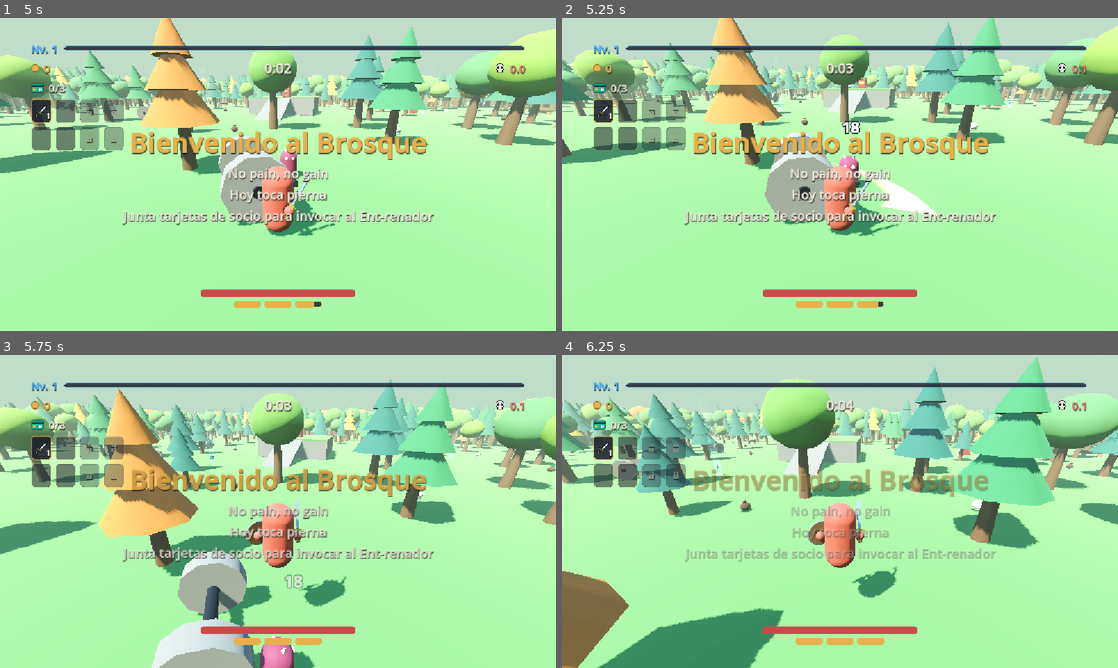
Above: before the commit, frames 1-4 (two rows, left to right).
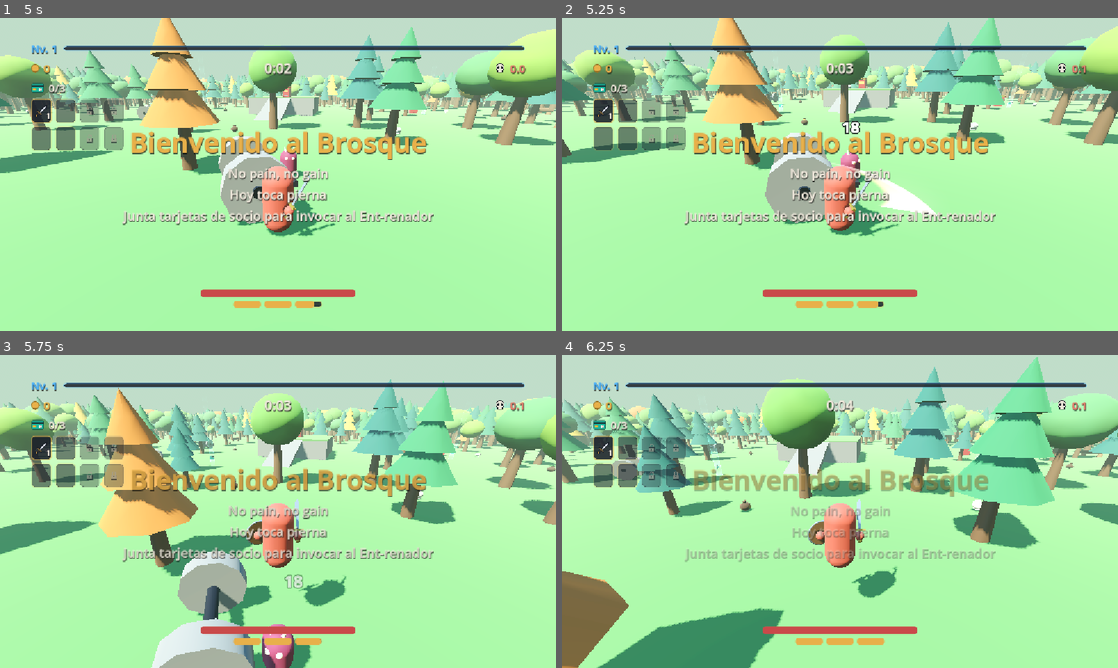
Above: after the commit, the same moments.

Repository: UriBokchoi/BroGuild
Game: Godot game, scene res://systems/run/game.tscn
Two runs of this game, one before a commit and one after it. Both use one fixed random seed, a clock stepped at 60 frames per second and the inputs below.
Inputs (mouse positions are in pixels of both pictures, inside the frame that each line leads up to):
- Up to frame 1 (5 s): click "Jugar" at 0.5 s; click "Guerrero" at 1.25 s; click "El Brosque" at 2 s; tap Enter at 2.75 s; move the mouse to (305, 174) at 2.77 s; hold W (move_forward) from 2.78 s (still down); tap Shift (dash) at 2.85 s; click (305, 174) at 2.92 s; tap Space (jump) at 3.02, 3.77 s; move the mouse to (250, 174) at 3.52 s; tap E (interact) at 3.6 s; move the mouse to (289, 168) at 4.27 s; tap Tab (show_stats) at 4.35 s
- Up to frame 2 (5.25 s): keep holding W (move_forward); move the mouse to (834, 180) at 5.02 s; tap Ctrl (slide) at 5.1 s; click (834, 180) at 5.17 s
- Up to frame 3 (5.75 s): keep holding W (move_forward); tap Space (jump) at 5.27 s
- Up to frame 4 (6.25 s): keep holding W (move_forward); move the mouse to (878, 514) at 5.77 s; tap Alt at 5.85 s; tap Space (jump) at 6.02 s

Frame 1 is identical in both runs. In frame 2, 0.2% of the frame differs, in the area x 49-56%, y 42-55%; in frame 3, 0.6%, in the area x 46-57%, y 86-100%; in frame 4, nothing differs.

Commit message:
feat(combat): los golpes empujan
Cada golpe lleva su empuje: el del arma (nueva stat WeaponStats.knockback) por
el retroceso % del personaje, o el fijo de cada enemigo (EnemyStats.knockback).
Los enemigos lo suman a su velocidad según su masa (élites y jefe, menos) y el
jugador lo recibe en KnockbackReceiver, aparte de su movimiento. El
Ent-renador empuja fuerte al embestir y con la onda: ya no atraviesa al
jugador.

Co-Authored-By: Claude Opus 5.5 <noreply@anthropic.com>

Diff:
--- a/core/components/hitbox_component.gd
+++ b/core/components/hitbox_component.gd
@@ -13,6 +13,8 @@
 @export_range(0.0, 1000.0, 0.5, "or_greater") var base_damage: float = 0.0
 ## Segundos entre golpes al mismo objetivo mientras lo toca; 0 = una sola vez por objetivo.
 @export_range(0.0, 10.0, 0.05, "or_greater", "suffix:s") var rehit_interval: float = 0.0
+## Empuje de cada golpe, desde esta zona hacia quien recibe (lo multiplica el empuje % del atacante).
+@export_range(0.0, 50.0, 0.5, "or_greater", "suffix:m/s") var knockback: float = 0.0
 ## Stats de quien golpea, para su daño % y su crítico. Vacío: el daño va tal cual.
 @export var attacker_stats: StatsComponent
 
@@ -78,5 +80,6 @@
 	var offense: OffenseData = null
 	if attacker_stats:
 		offense = attacker_stats.get_resolved(OffenseData) as OffenseData
-	var amount := hurtbox.receive(DamageCalc.attack(base_damage, offense, rng, self))
+	var push := DamageCalc.push(global_position, hurtbox.get_center(), knockback)
+	var amount := hurtbox.receive(DamageCalc.attack(base_damage, offense, rng, self, push))
 	hit.emit(hurtbox, amount)
--- a/data/enemies/ent_trainer.tres
+++ b/data/enemies/ent_trainer.tres
@@ -15,6 +15,7 @@
 acceleration = 25.0
 contact_damage = 16.0
 contact_interval = 0.9
+knockback = 10.0
 separation_radius = 2.0
 
 [resource]
--- a/data/enemies/sapling.tres
+++ b/data/enemies/sapling.tres
@@ -15,6 +15,7 @@
 acceleration = 35.0
 contact_damage = 6.0
 contact_interval = 0.8
+knockback = 3.0
 separation_radius = 1.0
 separation_weight = 0.3
 climb_speed = 3.5
--- a/data/enemies/shooter.tres
+++ b/data/enemies/shooter.tres
@@ -17,6 +17,7 @@
 acceleration = 20.0
 contact_damage = 4.0
 contact_interval = 0.8
+knockback = 3.0
 separation_radius = 1.4
 separation_weight = 0.6
 approach_spread = 40.0
--- a/data/enemies/swarmer.tres
+++ b/data/enemies/swarmer.tres
@@ -15,6 +15,7 @@
 acceleration = 30.0
 contact_damage = 8.0
 contact_interval = 0.8
+knockback = 4.0
 separation_radius = 1.1
 separation_weight = 0.3
 climb_speed = 3.5
--- a/data/enemies/weapons/shooter_gun.tres
+++ b/data/enemies/weapons/shooter_gun.tres
@@ -13,6 +13,7 @@
 area = 100.0
 duration = 4.7
 reach = 18.0
+knockback = 2.0
 projectile_speed = 9.4
 
 [resource]
--- a/data/weapons/dagger.tres
+++ b/data/weapons/dagger.tres
@@ -15,6 +15,7 @@
 area = 100.0
 duration = 1.2
 reach = 16.0
+knockback = 3.0
 projectile_speed = 30.0
 bounce_range = 6.0
 bounces = 2
--- a/data/weapons/staff.tres
+++ b/data/weapons/staff.tres
@@ -15,6 +15,7 @@
 area = 100.0
 duration = 2.5
 reach = 14.0
+knockback = 6.0
 projectile_speed = 15.0
 explosion_radius = 2.2
 
--- a/data/weapons/sword.tres
+++ b/data/weapons/sword.tres
@@ -15,6 +15,7 @@
 area = 100.0
 duration = 0.3
 reach = 2.8
+knockback = 7.0
 
 [sub_resource type="Resource" id="Upgrade_damage"]
 script = ExtResource("90_upgrade")
--- a/entities/enemies/boss/attacks/charge_attack.gd
+++ b/entities/enemies/boss/attacks/charge_attack.gd
@@ -2,7 +2,8 @@
 extends BossAttack
 ## Embestidas (las «Series» del Ent-renador): se para y apunta al objetivo mientras una franja en el
 ## suelo marca por dónde va a ir; luego sale disparado en línea recta [member distance] metros. Lo
-## repite [member reps] veces. Mientras embiste, su contacto daña × [member damage_factor].
+## repite [member reps] veces. Mientras embiste, su contacto daña × [member damage_factor] y empuja
+## × [member knockback_factor].
 
 enum Phase { AIM, CHARGE }
 
@@ -18,6 +19,8 @@
 @export_range(1.0, 100.0, 0.5, "suffix:m") var distance: float = 16.0
 ## Daño al tocar durante la embestida: el normal por esto.
 @export_range(0.0, 20.0, 0.05) var damage_factor: float = 1.5
+## Empuje al tocar durante la embestida: el normal por esto (aparta al jugador de su camino).
+@export_range(0.0, 20.0, 0.05) var knockback_factor: float = 1.0
 ## Franja que marca por dónde va a ir: mide 1 de largo hacia −Z desde su origen y se estira al largo
 ## de la embestida.
 @export var lane: Node3D
@@ -85,9 +88,11 @@
 	_left = distance / speed
 	lane.visible = false
 	boss.contact_hitbox.base_damage = boss.get_contact_damage() * damage_factor
+	boss.contact_hitbox.knockback = boss.get_contact_knockback() * knockback_factor
 	# Cada embestida puede volver a dar aunque acabe de dar la anterior.
 	boss.contact_hitbox.reset_hits()
 
 
 func _restore_contact() -> void:
 	boss.contact_hitbox.base_damage = boss.get_contact_damage()
+	boss.contact_hitbox.knockback = boss.get_contact_knockback()
--- a/entities/enemies/boss/boss.gd
+++ b/entities/enemies/boss/boss.gd
@@ -75,6 +75,11 @@
 ## ataques.
 func get_contact_damage() -> float:
 	return _stats.contact_damage
+
+
+## Empuje al tocar: la base del de sus ataques.
+func get_contact_knockback() -> float:
+	return _stats.knockback
 
 
 ## Cambia su velocidad horizontal (la vertical es de la física).
--- a/entities/enemies/boss/shockwave/shockwave.gd
+++ b/entities/enemies/boss/shockwave/shockwave.gd
@@ -4,7 +4,8 @@
 ## [member radius] en [member duration] segundos. Daña una vez a cada [HurtboxComponent] de
 ## [member hit_mask] que alcanza su borde ([member band] de ancho), salvo si su centro está más alto
 ## que [member reach_height] sobre el suelo de la onda: se esquiva saltándola o alejándose antes de
-## que llegue (lo que ya pasó no daña). Se ve como un aro que se abre y se apaga ([member ring]).
+## que llegue (lo que ya pasó no daña). Empuja hacia fuera ([member knockback]). Se ve como un aro
+## que se abre y se apaga ([member ring]).
 
 ## Hurtbox que mira como mucho en cada tick.
 const MAX_RESULTS: int = 8
@@ -17,6 +18,8 @@
 @export_range(0.1, 5.0, 0.05, "suffix:m") var band: float = 1.5
 ## Altura del centro de una hurtbox sobre el suelo de la onda hasta la que daña.
 @export_range(0.1, 5.0, 0.05, "suffix:m") var reach_height: float = 1.3
+## Empuje hacia fuera de lo que alcanza.
+@export_range(0.0, 50.0, 0.5, "or_greater", "suffix:m/s") var knockback: float = 0.0
 ## A quién daña (capas de hurtbox).
 @export_flags_3d_physics var hit_mask: int = 0
 ## Aro que se ve: un plano de 2 × 2 con [code]ground_ring.gdshader[/code] (se escala al radio).
@@ -90,4 +93,5 @@
 		if absf(distance - edge) > band * 0.5 or at.y - global_position.y > reach_height:
 			continue
 		_hit[hurtbox.get_instance_id()] = true
-		hurtbox.receive(DamageCalc.attack(_damage, null, rng, self))
+		var push := DamageCalc.push(global_position, at, knockback)
+		hurtbox.receive(DamageCalc.attack(_damage, null, rng, self, push))
--- a/entities/enemies/enemy.gd
+++ b/entities/enemies/enemy.gd
@@ -99,6 +99,7 @@
 	if rng == null:
 		rng = Rng.stream(Rng.Stream.ENEMIES)
 	health.died.connect(_on_died)
+	hurtbox.hurt.connect(_on_hurt)
 	deactivate()
 
 
@@ -291,6 +292,7 @@
 	health.reset()
 	contact_hitbox.base_damage = _stats.contact_damage
 	contact_hitbox.rehit_interval = _stats.contact_interval
+	contact_hitbox.knockback = _stats.knockback
 
 
 ## Cambia su tamaño a [param factor] veces el normal: formas de colisión, marcadores, modelo y masa.
@@ -308,6 +310,13 @@
 	if weapons:
 		for weapon: Weapon in weapons.get_weapons():
 			weapon.disarm()
+
+
+## Un golpe lo empuja como un impulso: los más pesados (élites, jefes) se mueven menos. Se suma a su
+## velocidad (no con un impulso de la física, que el rumbo del enjambre pisaría antes de aplicarse).
+func _on_hurt(info: DamageInfo, _amount: float) -> void:
+	if not health.is_dead() and info.knockback != Vector3.ZERO:
+		linear_velocity += info.knockback / mass
 
 
 func _on_died() -> void:
--- a/entities/enemies/enemy_stats.gd
+++ b/entities/enemies/enemy_stats.gd
@@ -13,6 +13,8 @@
 @export_range(0.0, 1000.0, 0.5, "or_greater") var contact_damage: float = 0.0
 ## Segundos entre golpes mientras sigue tocando.
 @export_range(0.05, 10.0, 0.05, "or_greater", "suffix:s") var contact_interval: float = 0.0
+## Empuje de cada golpe al tocar (fijo: no lo cambian las mejoras del jugador).
+@export_range(0.0, 50.0, 0.5, "or_greater", "suffix:m/s") var knockback: float = 0.0
 
 @export_group("steering")
 ## Distancia a la que empieza a apartarse de otros enemigos.
--- a/entities/enemies/ent_trainer/ent_trainer.tscn
+++ b/entities/enemies/ent_trainer/ent_trainer.tscn
@@ -367,6 +367,7 @@
 shout_keys = Array[StringName]([&"ENT_TRAINER_SHOUT_BURPEE", &"ENT_TRAINER_SHOUT_ONE_MORE"])
 
 [node name="Shockwave" parent="Burpee" instance=ExtResource("14_shockwave")]
+knockback = 9.0
 radius = 13.0
 duration = 0.9
 band = 1.6
@@ -381,6 +382,7 @@
 
 [node name="Series" type="Node" parent="." node_paths=PackedStringArray("lane")]
 script = ExtResource("12_charge")
+knockback_factor = 2.0
 reps = 3
 windup = 0.9
 rep_windup = 0.5
--- /dev/null
+++ b/entities/player/knockback_receiver.gd
@@ -0,0 +1,44 @@
+class_name KnockbackReceiver
+extends Node
+## Empuje de los golpes que recibe el jugador (el contacto de un enemigo, la embestida o la onda del
+## jefe): suma el [member DamageInfo.knockback] de cada golpe que le hace daño (o que le llega en sus
+## segundos de invulnerabilidad; esquivado, no) y lo va soltando sobre [member body], frenándose a
+## [member decay] m/s². Va aparte de la velocidad del movimiento: los estados no tienen que saber de
+## él.
+
+## Cuerpo que se desplaza.
+@export var body: CharacterBody3D
+## Donde le llegan los golpes.
+@export var hurtbox: HurtboxComponent
+## Vida (para saber si el golpe llegó en sus segundos de invulnerabilidad).
+@export var health: HealthComponent
+## Lo que se frena el empuje cada segundo.
+@export_range(1.0, 500.0, 1.0, "suffix:m/s²") var decay: float = 40.0
+## Empuje máximo acumulado.
+@export_range(1.0, 100.0, 0.5, "suffix:m/s") var max_speed: float = 25.0
+
+var _push: Vector3 = Vector3.ZERO
+
+
+func _ready() -> void:
+	hurtbox.hurt.connect(_on_hurt)
+	set_physics_process(false)
+
+
+func _physics_process(delta: float) -> void:
+	body.move_and_collide(_push * delta)
+	_push = _push.move_toward(Vector3.ZERO, decay * delta)
+	if _push.is_zero_approx():
+		set_physics_process(false)
+
+
+## Empuje que le queda.
+func get_push() -> Vector3:
+	return _push
+
+
+func _on_hurt(info: DamageInfo, amount: float) -> void:
+	if info.knockback == Vector3.ZERO or (amount <= 0.0 and not health.is_invulnerable()):
+		return
+	_push = (_push + info.knockback).limit_length(max_speed)
+	set_physics_process(true)
--- a/entities/player/player.tscn
+++ b/entities/player/player.tscn
@@ -42,6 +42,7 @@
 [ext_resource type="Script" path="res://entities/player/feedback/body_flip.gd" id="43_flip"]
 [ext_resource type="Script" path="res://systems/items/passive_inventory.gd" id="44_items"]
 [ext_resource type="Script" path="res://vfx/juice/invulnerability_blink.gd" id="45_blink"]
+[ext_resource type="Script" path="res://entities/player/knockback_receiver.gd" id="46_knockback"]
 
 [sub_resource type="SphereShape3D" id="SphereShape3D_interactor"]
 radius = 0.6
@@ -308,3 +309,9 @@
 script = ExtResource("45_blink")
 health = NodePath("../Health")
 target = NodePath("../Body")
+
+[node name="KnockbackReceiver" type="Node" parent="." node_paths=PackedStringArray("body", "hurtbox", "health")]
+script = ExtResource("46_knockback")
+body = NodePath("..")
+hurtbox = NodePath("../Hurtbox")
+health = NodePath("../Health")
--- a/systems/combat/damage_calc.gd
+++ b/systems/combat/damage_calc.gd
@@ -1,21 +1,31 @@
 class_name DamageCalc
 extends RefCounted
 ## Fórmulas de daño del GDD (§6), puras y con el azar inyectado para poder probarlas con semilla.
-## Atacante: daño base × daño % y, si sale crítico, × daño crítico %. Defensor: la esquiva evita el
-## golpe entero y la defensa lo reduce con rendimientos decrecientes.
+## Atacante: daño base × daño % y, si sale crítico, × daño crítico %; su empuje, × empuje %.
+## Defensor: la esquiva evita el golpe entero y la defensa lo reduce con rendimientos decrecientes.
 
 
-## Golpe de [param base_damage] con las stats de ataque de [param offense] (null = sin modificar).
+## Golpe de [param base_damage] con las stats de ataque de [param offense] (null = sin modificar),
+## que empuja [param knockback] (por el empuje % del atacante).
 static func attack(
-	base_damage: float, offense: OffenseData, rng: RandomNumberGenerator, from: Node = null
+	base_damage: float, offense: OffenseData, rng: RandomNumberGenerator, from: Node = null, knockback: Vector3 = Vector3.ZERO
 ) -> DamageInfo:
 	if offense == null:
-		return DamageInfo.create(base_damage, false, from)
+		return DamageInfo.create(base_damage, false, from, knockback)
 	var critical := rng.randf() * 100.0 < offense.crit_chance
 	var amount := base_damage * offense.damage / 100.0
 	if critical:
 		amount *= offense.crit_damage / 100.0
-	return DamageInfo.create(amount, critical, from)
+	return DamageInfo.create(amount, critical, from, knockback * offense.knockback / 100.0)
+
+
+## Empuje de [param strength] m/s en el suelo desde [param from] hacia [param to] (cero si están en el
+## mismo sitio).
+static func push(from: Vector3, to: Vector3, strength: float) -> Vector3:
+	var flat := Vector3(to.x - from.x, 0.0, to.z - from.z)
+	if strength <= 0.0 or flat.length_squared() < 0.0001:
+		return Vector3.ZERO
+	return flat.normalized() * strength
 
 
 ## ¿Esquiva el golpe con [param evasion] % de esquiva?
--- a/systems/combat/damage_info.gd
+++ b/systems/combat/damage_info.gd
@@ -1,17 +1,20 @@
 class_name DamageInfo
 extends RefCounted
-## Un golpe: cuánto daño lleva (ya con el daño y el crítico del atacante), si es crítico y de
-## dónde viene. Lo crea quien ataca y lo recibe la vida del objetivo.
+## Un golpe: cuánto daño lleva (ya con el daño y el crítico del atacante), si es crítico, de dónde
+## viene y cuánto empuja. Lo crea quien ataca y lo recibe la vida del objetivo.
 
 var amount: float = 0.0
 var critical: bool = false
 ## Nodo que hace el daño (un arma, un enemigo, una trampa…). Puede ser null.
 var source: Node
+## Empuje: la velocidad que da a quien lo recibe (m/s en el suelo; un cuerpo pesado se mueve menos).
+var knockback: Vector3 = Vector3.ZERO
 
 
-static func create(damage: float, is_critical: bool = false, from: Node = null) -> DamageInfo:
+static func create(damage: float, is_critical: bool = false, from: Node = null, push: Vector3 = Vector3.ZERO) -> DamageInfo:
 	var info := DamageInfo.new()
 	info.amount = damage
 	info.critical = is_critical
 	info.source = from
+	info.knockback = push
 	return info
--- a/systems/combat/weapons/projectile.gd
+++ b/systems/combat/weapons/projectile.gd
@@ -69,9 +69,12 @@
 	_launched()
 
 
-## Golpea a [param hurtbox] con el daño del arma (y el daño % y el crítico de quien la lleva).
-func strike(hurtbox: HurtboxComponent) -> float:
-	return hurtbox.receive(DamageCalc.attack(weapon.damage(), weapon.offense(), _rng, self))
+## Golpea a [param hurtbox] con el daño del arma (y el daño %, el crítico y el empuje % de quien la
+## lleva), empujándolo desde [param origin] (por defecto, desde donde está el proyectil).
+func strike(hurtbox: HurtboxComponent, origin: Vector3 = Vector3.INF) -> float:
+	var from := global_position if origin == Vector3.INF else origin
+	var push := DamageCalc.push(from, hurtbox.get_center(), weapon.knockback())
+	return hurtbox.receive(DamageCalc.attack(weapon.damage(), weapon.offense(), _rng, self, push))
 
 
 ## A partir de ahora, el rayo ya no se para en [param hurtbox] (ya le dio).
--- a/systems/combat/weapons/staff/staff_orb.gd
+++ b/systems/combat/weapons/staff/staff_orb.gd
@@ -56,7 +56,7 @@
 	for target: Node3D in _finder.nearest(space, point, _blast_radius, max_targets):
 		var hurtbox := target as HurtboxComponent
 		if hurtbox:
-			strike(hurtbox)
+			strike(hurtbox, point)
 	orb.visible = false
 	blast.visible = true
 	_blast_age = 0.0
--- a/systems/combat/weapons/sword/sword.gd
+++ b/systems/combat/weapons/sword/sword.gd
@@ -28,7 +28,7 @@
 func _fire(target: Node3D, index: int) -> void:
 	var slash := _slashes.acquire() as SwordSlash
 	slash.position = Vector3.UP * aim_height
-	slash.swing(_aim_direction(target), reach(), duration(), damage(), wielder_stats, index % 2 == 1)
+	slash.swing(_aim_direction(target), reach(), duration(), damage(), wielder_stats, index % 2 == 1, knockback())
 
 
 ## Dirección del tajo hacia el centro de [param target], con la inclinación limitada a
--- a/systems/combat/weapons/sword/sword_slash.gd
+++ b/systems/combat/weapons/sword/sword_slash.gd
@@ -38,7 +38,8 @@
 
 ## Lanza el tajo hacia [param direction] (normalizada; puede ir inclinada hacia arriba o abajo, pero
 ## no vertical) con [param reach] metros de alcance. [param attacker] son las stats de quien golpea
-## (daño % y crítico); [param mirrored] barre al revés.
+## (daño %, crítico y empuje %); [param mirrored] barre al revés y [param knockback] es el empuje de
+## cada golpe.
 func swing(
 	direction: Vector3,
 	reach: float,
@@ -46,10 +47,12 @@
 	damage: float,
 	attacker: StatsComponent,
 	mirrored: bool,
+	knockback: float = 0.0,
 ) -> void:
 	global_basis = Basis.looking_at(direction, Vector3.UP).scaled(Vector3.ONE * reach)
 	reset_physics_interpolation()
 	hitbox.base_damage = damage
+	hitbox.knockback = knockback
 	hitbox.attacker_stats = attacker
 	hitbox.reset_hits()
 	hitbox.monitoring = true
--- a/systems/combat/weapons/weapon.gd
+++ b/systems/combat/weapons/weapon.gd
@@ -143,6 +143,11 @@
 	return _weapon.duration * _percent(_offense.duration if _offense else 100.0)
 
 
+## Empuje de cada golpe antes del empuje % del personaje (que se aplica al golpear).
+func knockback() -> float:
+	return _weapon.knockback
+
+
 ## Distancia hasta la que busca objetivos. Un arma cuyo alcance crece con el área la cambia.
 func reach() -> float:
 	return _weapon.reach
--- a/systems/combat/weapons/weapon_stats.gd
+++ b/systems/combat/weapons/weapon_stats.gd
@@ -22,3 +22,5 @@
 @export_range(0.05, 30.0, 0.01, "or_greater", "suffix:s") var duration: float = 0.0
 ## Distancia hasta la que busca objetivos.
 @export_range(0.5, 100.0, 0.1, "or_greater", "suffix:m") var reach: float = 0.0
+## Empuje de cada golpe (lo multiplica el empuje % de quien la lleva).
+@export_range(0.0, 50.0, 0.5, "or_greater", "suffix:m/s") var knockback: float = 0.0
--- a/tests/integration/core/components/test_hitbox_hurtbox.gd
+++ b/tests/integration/core/components/test_hitbox_hurtbox.gd
@@ -1,6 +1,6 @@
 extends GutTest
 ## Hitbox y hurtbox con física real: al tocarse, la hitbox daña a la vida de la hurtbox, una vez o
-## repitiendo cada cierto tiempo.
+## repitiendo cada cierto tiempo, y lo empuja desde la hitbox hacia la hurtbox.
 
 const PLAYER_HURTBOX := 8
 const MAX_HEALTH := 100.0
@@ -35,6 +35,17 @@
 	await wait_physics_frames(20)
 	assert_eq(_health.get_current(), MAX_HEALTH - 10.0, "un solo golpe")
 	assert_signal_emit_count(hitbox, "hit", 1)
+
+
+func test_the_hit_pushes_away_from_the_hitbox() -> void:
+	var hitbox := _add_hitbox(10.0, 0.0)
+	hitbox.knockback = 5.0
+	hitbox.position = Vector3(-0.3, 0.0, 0.0)
+	var pushes: Array[Vector3] = []
+	_hurtbox.hurt.connect(func(info: DamageInfo, _amount: float) -> void: pushes.append(info.knockback))
+	await wait_physics_frames(10)
+	assert_eq(pushes.size(), 1)
+	assert_almost_eq(pushes[0], Vector3(5.0, 0.0, 0.0), Vector3.ONE * 0.001, "hacia +X, lejos de la hitbox")
 
 
 func test_contact_damage_repeats_every_interval() -> void:
--- /dev/null
+++ b/tests/integration/entities/player/test_knockback_receiver.gd
@@ -0,0 +1,27 @@
+extends GutTest
+## Empuje del jugador: un golpe que le hace daño lo desplaza hacia donde empuja y se frena solo.
+
+const PlayerScene := preload("res://entities/player/player.tscn")
+
+
+func test_a_hit_pushes_the_player_and_fades() -> void:
+	RunState.character = null
+	var ground := StaticBody3D.new()
+	var shape := CollisionShape3D.new()
+	var box := BoxShape3D.new()
+	box.size = Vector3(60.0, 1.0, 60.0)
+	shape.shape = box
+	shape.position = Vector3(0.0, -0.5, 0.0)
+	ground.add_child(shape)
+	add_child_autofree(ground)
+	var player := PlayerScene.instantiate() as Player
+	add_child_autofree(player)
+	await wait_physics_frames(4)
+	var start := player.global_position
+	var hurtbox := player.get_node(^"Hurtbox") as HurtboxComponent
+	hurtbox.receive(DamageInfo.create(5.0, false, null, Vector3(10.0, 0.0, 0.0)))
+	var receiver := player.get_node(^"KnockbackReceiver") as KnockbackReceiver
+	assert_gt(receiver.get_push().x, 0.0)
+	await wait_seconds(0.5)
+	assert_gt(player.global_position.x - start.x, 0.5, "se desplaza hacia donde empuja")
+	assert_true(receiver.get_push().is_zero_approx(), "y se frena solo")
--- a/tests/integration/systems/spawning/test_enemy_swarm.gd
+++ b/tests/integration/systems/spawning/test_enemy_swarm.gd
@@ -4,6 +4,7 @@
 ## mueren ya no chocan con nadie) y retira a los que caen del mapa.
 
 const SWARMER := preload("res://data/enemies/swarmer.tres")
+const ELITE := preload("res://data/enemies/elite.tres")
 
 var _swarm: EnemySwarm
 var _target: Node3D
@@ -121,3 +122,15 @@
 	shape.position = Vector3(0.0, -0.5, 0.0)
 	ground.add_child(shape)
 	add_child_autofree(ground)
+
+
+func test_hits_push_enemies_and_heavy_ones_less() -> void:
+	var light := _swarm.spawn(SWARMER, Vector3(0.0, 0.0, 0.0))
+	var heavy := _swarm.spawn(SWARMER, Vector3(0.0, 0.0, 6.0))
+	heavy.promote(ELITE)
+	await wait_physics_frames(2)
+	for enemy: Enemy in [light, heavy]:
+		enemy.hurtbox.receive(DamageInfo.create(1.0, false, null, Vector3(8.0, 0.0, 0.0)))
+	await wait_physics_frames(1)
+	assert_gt(light.linear_velocity.x, 3.0, "lo empuja")
+	assert_lt(heavy.linear_velocity.x, light.linear_velocity.x, "al élite, más pesado, menos")
--- a/tests/unit/systems/combat/test_damage_calc.gd
+++ b/tests/unit/systems/combat/test_damage_calc.gd
@@ -1,5 +1,6 @@
 extends GutTest
-## DamageCalc: daño % y crítico del atacante; esquiva y defensa del defensor (GDD §6).
+## DamageCalc: daño % y crítico del atacante, y su empuje % sobre el empuje del golpe; esquiva y
+## defensa del defensor (GDD §6). El empuje va en el suelo, del atacante hacia quien recibe.
 
 var _rng: RandomNumberGenerator
 var _offense: OffenseData
@@ -52,3 +53,18 @@
 func test_evasion_is_a_probability() -> void:
 	assert_false(DamageCalc.evades(0.0, _rng))
 	assert_true(DamageCalc.evades(100.0, _rng))
+
+
+func test_the_push_goes_flat_from_attacker_to_target() -> void:
+	var push := DamageCalc.push(Vector3(0.0, 2.0, 0.0), Vector3(3.0, 0.0, 4.0), 10.0)
+	assert_almost_eq(push, Vector3(6.0, 0.0, 8.0), Vector3.ONE * 0.001, "10 m/s en el suelo")
+	assert_eq(DamageCalc.push(Vector3.ZERO, Vector3.UP, 10.0), Vector3.ZERO, "encima: sin dirección")
+	assert_eq(DamageCalc.push(Vector3.ZERO, Vector3.RIGHT, 0.0), Vector3.ZERO)
+
+
+func test_the_attacker_knockback_scales_the_push() -> void:
+	_offense.knockback = 150.0
+	var info := DamageCalc.attack(10.0, _offense, _rng, null, Vector3(4.0, 0.0, 0.0))
+	assert_almost_eq(info.knockback, Vector3(6.0, 0.0, 0.0), Vector3.ONE * 0.001)
+	var plain := DamageCalc.attack(10.0, null, _rng, null, Vector3(4.0, 0.0, 0.0))
+	assert_eq(plain.knockback, Vector3(4.0, 0.0, 0.0), "sin stats de ataque, tal cual (los enemigos)")
Not shown, added: entities/player/knockback_receiver.gd.uid
Not shown, added: tests/integration/entities/player/test_knockback_receiver.gd.uid
Not shown, changed: docs/DECISIONES.md
Not shown, changed: docs/GDD.md
Not shown, changed: docs/MAPA.md
